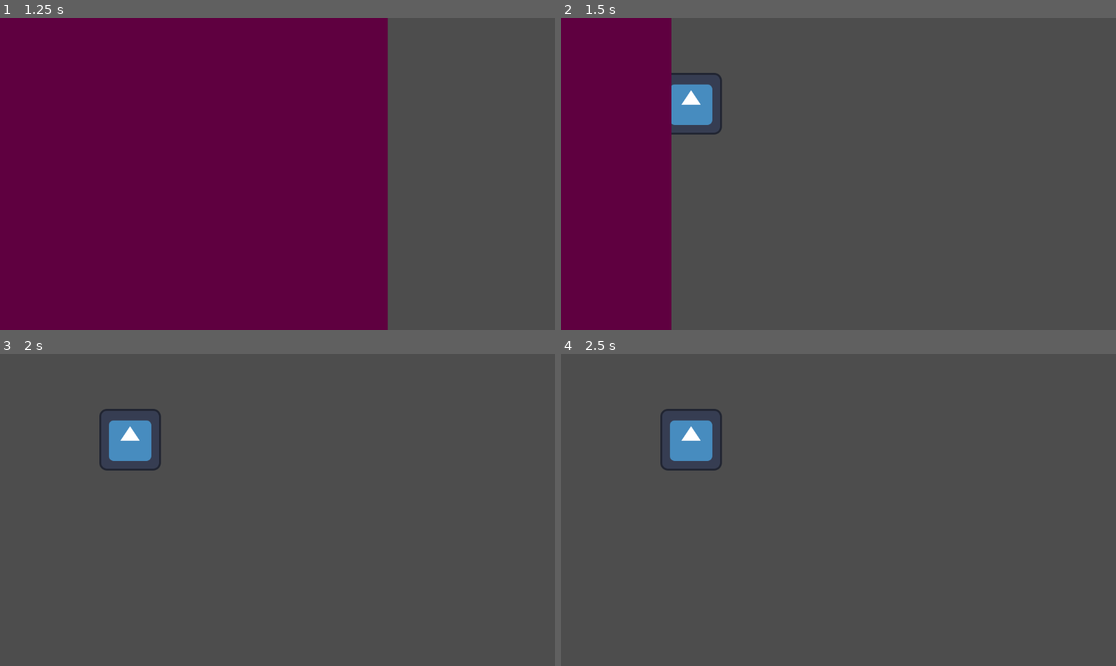
Above: before the commit, frames 1-4 (two rows, left to right).
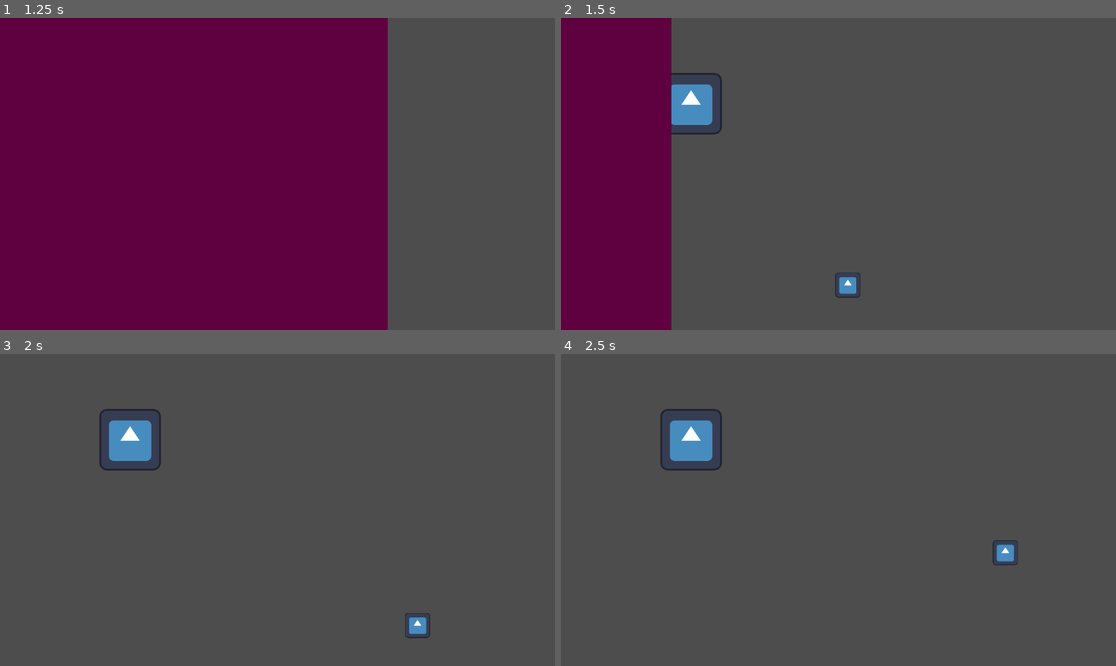
Above: after the commit, the same moments.

Repository: karasikrus/acerola-jam-0
Game: Godot game, scene res://scenes/menu/main_menu.tscn
The game is run twice, just before and just after one commit, with the same random seed, the same clock (stepped at 60 frames per second) and the same inputs. The engine's default icon, where the game draws it, is replaced by a stand-in: a white triangle on a blue panel in a dark square.
Inputs:
- Up to frame 1 (1.25 s): click "Play" at 0.5 s
- Up to frame 2 (1.5 s): hold Right (ui_right) from 1.28 s (still down); hold Space (jump, bound only after the commit) from 1.28 s (still down)
- Up to frame 3 (2 s): keep holding Right (ui_right); keep holding Space (jump, bound only after the commit)
- Up to frame 4 (2.5 s): keep holding Right (ui_right); release Space (jump, bound only after the commit) at 2.03 s; tap Space (jump, bound only after the commit) at 2.1, 2.27 s

Frame 1 is identical in both runs. In frame 2, 0.2% of the frame differs, in the area x 49-54%, y 81-90%; in frame 3, 0.2%; in frame 4, 0.2%, in the area x 77-83%, y 59-68%.

Commit message:
2d platform controller added

Diff:
--- a/project.godot
+++ b/project.godot
@@ -12,13 +12,28 @@
 
 config/name="Start And Options"
 run/main_scene="res://scenes/menu/main_menu.tscn"
-config/features=PackedStringArray("4.1", "GL Compatibility")
+config/features=PackedStringArray("4.2", "GL Compatibility")
 config/icon="res://icon.svg"
 
 [autoload]
 
 SceneTransition="*res://scenes/autoload/scene_transition.tscn"
 
+[input]
+
+jump={
+"deadzone": 0.5,
+"events": [Object(InputEventKey,"resource_local_to_scene":false,"resource_name":"","device":-1,"window_id":0,"alt_pressed":false,"shift_pressed":false,"ctrl_pressed":false,"meta_pressed":false,"pressed":false,"keycode":0,"physical_keycode":32,"key_label":0,"unicode":32,"echo":false,"script":null)
+, Object(InputEventKey,"resource_local_to_scene":false,"resource_name":"","device":-1,"window_id":0,"alt_pressed":false,"shift_pressed":false,"ctrl_pressed":false,"meta_pressed":false,"pressed":false,"keycode":0,"physical_keycode":4194309,"key_label":0,"unicode":0,"echo":false,"script":null)
+, Object(InputEventKey,"resource_local_to_scene":false,"resource_name":"","device":-1,"window_id":0,"alt_pressed":false,"shift_pressed":false,"ctrl_pressed":false,"meta_pressed":false,"pressed":false,"keycode":0,"physical_keycode":87,"key_label":0,"unicode":119,"echo":false,"script":null)
+, Object(InputEventKey,"resource_local_to_scene":false,"resource_name":"","device":-1,"window_id":0,"alt_pressed":false,"shift_pressed":false,"ctrl_pressed":false,"meta_pressed":false,"pressed":false,"keycode":0,"physical_keycode":4194320,"key_label":0,"unicode":0,"echo":false,"script":null)
+]
+}
+
+[layer_names]
+
+2d_physics/layer_1="player"
+
 [rendering]
 
 renderer/rendering_method="gl_compatibility"
--- a/scenes/main/main.tscn
+++ b/scenes/main/main.tscn
@@ -1,9 +1,20 @@
-[gd_scene load_steps=2 format=3 uid="uid://bl7kmv1cyrida"]
+[gd_scene load_steps=3 format=3 uid="uid://bl7kmv1cyrida"]
 
 [ext_resource type="Texture2D" uid="uid://bgu4lnsafosmc" path="res://icon.svg" id="1_pe6fa"]
+[ext_resource type="PackedScene" uid="uid://byqoej66h7bf7" path="res://scenes/player/player.tscn" id="2_dxv80"]
 
 [node name="Main" type="Node2D"]
 
 [node name="Sprite2D" type="Sprite2D" parent="."]
 position = Vector2(270, 178)
 texture = ExtResource("1_pe6fa")
+
+[node name="StaticBody2D" type="StaticBody2D" parent="."]
+collision_layer = 14
+collision_mask = 0
+
+[node name="CollisionPolygon2D" type="CollisionPolygon2D" parent="StaticBody2D"]
+polygon = PackedVector2Array(13, 642, 10, 368, 93, 369, 92, 600, 355, 600, 626, 601, 767, 542, 765, 603, 948, 603, 950, 411, 1120, 408, 1119, 639)
+
+[node name="Player" parent="." instance=ExtResource("2_dxv80")]
+position = Vector2(513, 282)
--- /dev/null
+++ b/scenes/player/player.gd
@@ -0,0 +1,149 @@
+extends CharacterBody2D
+class_name Player
+
+# BASIC MOVEMENT VARAIABLES ---------------- #
+var face_direction := 1
+var x_dir := 1
+
+@export var max_speed: float = 560
+@export var acceleration: float = 2880
+@export var turning_acceleration : float = 9600
+@export var deceleration: float = 3200
+# ------------------------------------------ #
+
+# GRAVITY ----- #
+@export var gravity_acceleration : float = 3840
+@export var gravity_max : float = 1020
+# ------------- #
+
+# JUMP VARAIABLES ------------------- #
+@export var jump_force : float = 1400
+@export var jump_cut : float = 0.25
+@export var jump_gravity_max : float = 500
+@export var jump_hang_treshold : float = 2.0
+@export var jump_hang_gravity_mult : float = 0.1
+# Timers
+@export var jump_coyote : float = 0.15
+@export var jump_buffer : float = 0.1
+
+var jump_coyote_timer : float = 0
+var jump_buffer_timer : float = 0
+var is_jumping := false
+# ----------------------------------- #
+
+
+# All iputs we want to keep track of
+func get_input() -> Dictionary:
+	return {
+		"x": int(Input.is_action_pressed("ui_right")) - int(Input.is_action_pressed("ui_left")),
+		"y": int(Input.is_action_pressed("ui_down")) - int(Input.is_action_pressed("ui_up")),
+		"just_jump": Input.is_action_just_pressed("jump") == true,
+		"jump": Input.is_action_pressed("jump") == true,
+		"released_jump": Input.is_action_just_released("jump") == true
+	}
+
+
+func _physics_process(delta: float) -> void:
+	x_movement(delta)
+	jump_logic(delta)
+	apply_gravity(delta)
+
+	timers(delta)
+	move_and_slide()
+
+
+func x_movement(delta: float) -> void:
+	x_dir = get_input()["x"]
+
+	# Stop if we're not doing movement inputs.
+	if x_dir == 0:
+		velocity.x = Vector2(velocity.x, 0).move_toward(Vector2(0,0), deceleration * delta).x
+		return
+
+	# If we are doing movement inputs and above max speed, don't accelerate nor decelerate
+	# Except if we are turning
+	# (This keeps our momentum gained from outside or slopes)
+	if abs(velocity.x) >= max_speed and sign(velocity.x) == x_dir:
+		return
+
+	# Are we turning?
+	# Deciding between acceleration and turn_acceleration
+	var accel_rate : float = acceleration if sign(velocity.x) == x_dir else turning_acceleration
+
+	# Accelerate
+	velocity.x += x_dir * accel_rate * delta
+
+	set_direction(x_dir) # This is purely for visuals
+
+
+func set_direction(hor_direction) -> void:
+	# This is purely for visuals
+	# Turning relies on the scale of the player
+	# To animate, only scale the sprite
+	if hor_direction == 0:
+		return
+	apply_scale(Vector2(hor_direction * face_direction, 1)) # flip
+	face_direction = hor_direction # remember direction
+
+
+func jump_logic(_delta: float) -> void:
+	# Reset our jump requirements
+	if is_on_floor():
+		jump_coyote_timer = jump_coyote
+		is_jumping = false
+	if get_input()["just_jump"]:
+		jump_buffer_timer = jump_buffer
+
+	# Jump if grounded, there is jump input, and we aren't jumping already
+	if jump_coyote_timer > 0 and jump_buffer_timer > 0 and not is_jumping:
+		is_jumping = true
+		jump_coyote_timer = 0
+		jump_buffer_timer = 0
+		# If falling, account for that lost speed
+		if velocity.y > 0:
+			velocity.y -= velocity.y
+
+		velocity.y = -jump_force
+
+	# We're not actually interested in checking if the player is holding the jump button
+#	if get_input()["jump"]:pass
+
+	# Cut the velocity if let go of jump. This means our jumpheight is varaiable
+	# This should only happen when moving upwards, as doing this while falling would lead to
+	# The ability to studder our player mid falling
+	if get_input()["released_jump"] and velocity.y < 0:
+		velocity.y -= (jump_cut * velocity.y)
+
+	# This way we won't start slowly descending / floating once hit a ceiling
+	# The value added to the treshold is arbritary,
+	# But it solves a problem where jumping into
+	if is_on_ceiling(): velocity.y = jump_hang_treshold + 100.0
+
+
+func apply_gravity(delta: float) -> void:
+	var applied_gravity : float = 0
+
+	# No gravity if we are grounded
+	if is_on_floor():
+		return
+
+	# Normal gravity limit
+	if velocity.y <= gravity_max:
+		applied_gravity = gravity_acceleration * delta
+
+	# If moving upwards while jumping, the limit is jump_gravity_max to achieve lower gravity
+	if (is_jumping and velocity.y < 0) and velocity.y > jump_gravity_max:
+		applied_gravity = 0
+
+	# Lower the gravity at the peak of our jump (where velocity is the smallest)
+	if is_jumping and abs(velocity.y) < jump_hang_treshold:
+		applied_gravity *= jump_hang_gravity_mult
+
+	velocity.y += applied_gravity
+
+
+func timers(delta: float) -> void:
+	# Using timer nodes here would mean unnececary functions and node calls
+	# This way everything is contained in just 1 script with no node requirements
+	jump_coyote_timer -= delta
+	jump_buffer_timer -= delta
--- /dev/null
+++ b/scenes/player/player.tscn
@@ -0,0 +1,21 @@
+[gd_scene load_steps=4 format=3 uid="uid://byqoej66h7bf7"]
+
+[ext_resource type="Texture2D" uid="uid://bgu4lnsafosmc" path="res://icon.svg" id="1_npvp4"]
+[ext_resource type="Script" path="res://scenes/player/player.gd" id="1_pmxfk"]
+
+[sub_resource type="CapsuleShape2D" id="CapsuleShape2D_qjpin"]
+radius = 27.0
+height = 58.0
+
+[node name="Player" type="CharacterBody2D"]
+collision_mask = 14
+script = ExtResource("1_pmxfk")
+
+[node name="Sprite2D" type="Sprite2D" parent="."]
+position = Vector2(-3.8147e-06, -26)
+scale = Vector2(0.40625, 0.40625)
+texture = ExtResource("1_npvp4")
+
+[node name="CollisionShape2D" type="CollisionShape2D" parent="."]
+position = Vector2(0, -30)
+shape = SubResource("CapsuleShape2D_qjpin")
